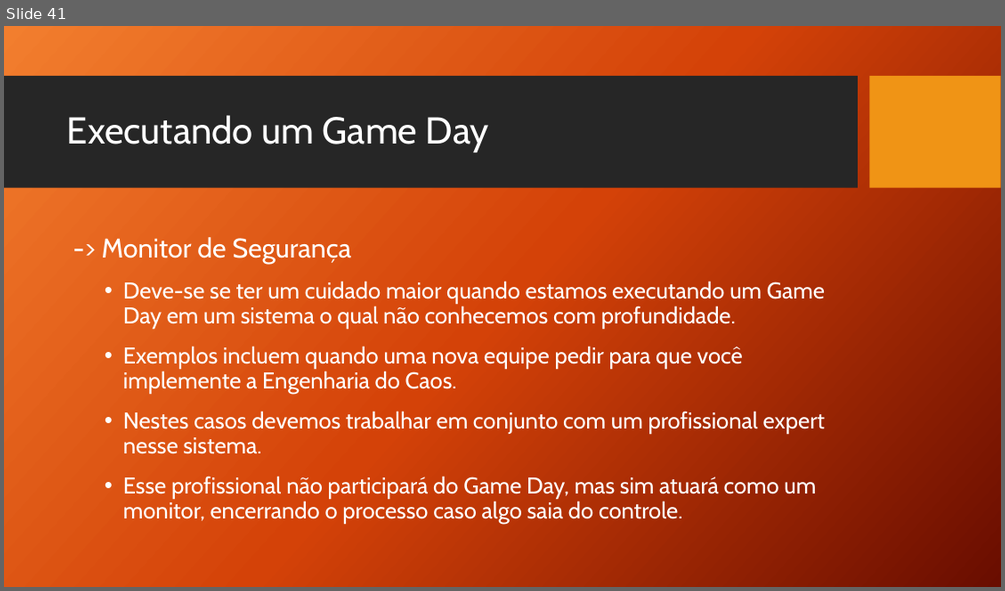
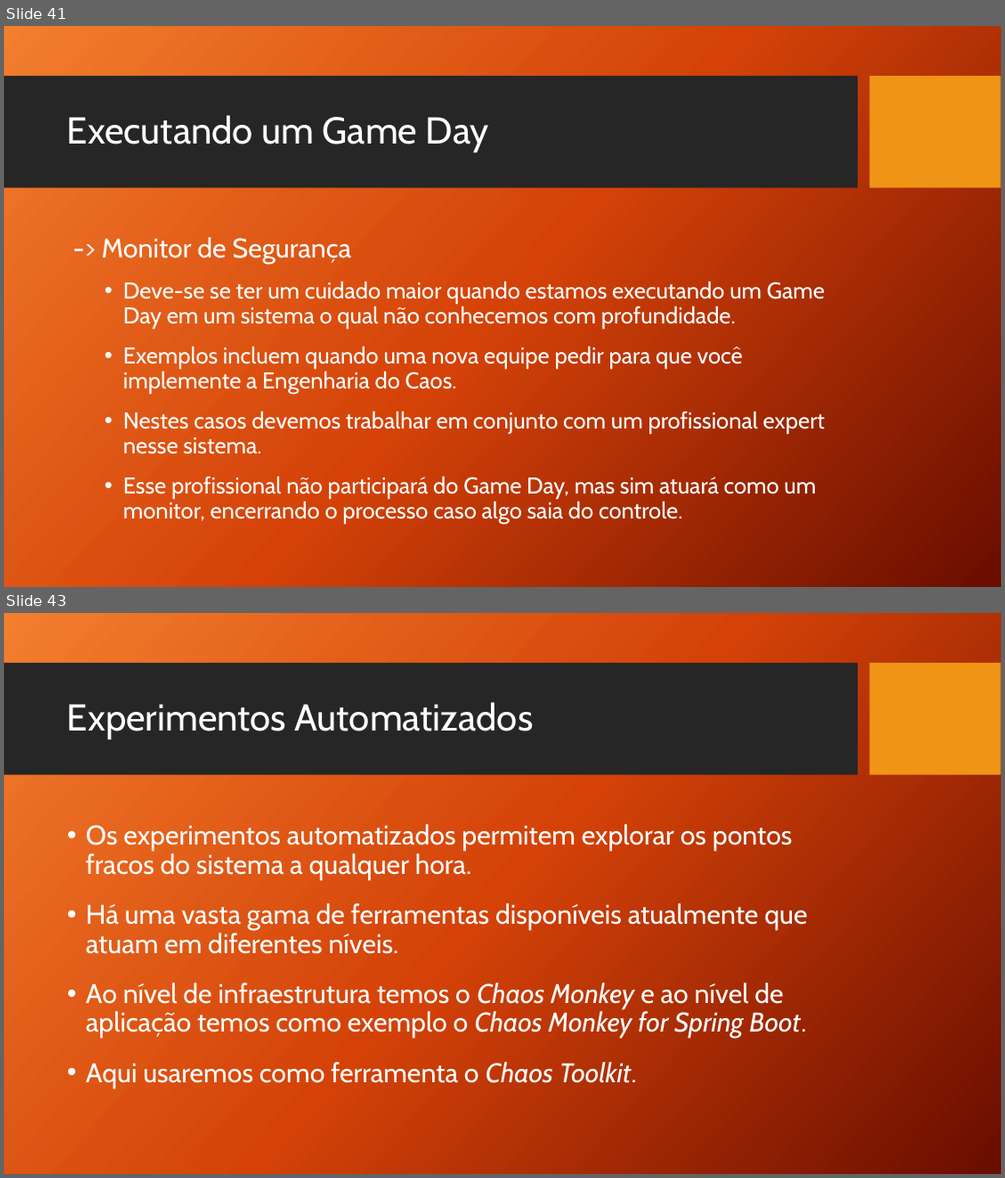
Before and after one commit to TCC-Chaos-Engineering/docs-chaos-engineering, a slide deck: docs/Chaos Engineering - Das Hipoteses aos Testes.pptx. Shown one above the other, each under a label of ours: slide 41 before the commit, slides 41 and 43 after it; the slides between them are not shown. The pictures are 1005x591 and 1005x1178 pixels, drawn with LibreOffice and Linux fonts; fonts in the diff are those of the drawing; background and template pictures are left out. Boxes give left, top, right and bottom in pixels: in the first picture for what was removed or moved away, otherwise in the second. Text is boxed around its words. In the diff, an @@ line names an element or a change of style, - is before the commit and + after.

```diff
--- a/docs/Chaos Engineering - Das Hipoteses aos Testes.pptx
+++ b/docs/Chaos Engineering - Das Hipoteses aos Testes.pptx
@@ slide 43 added at (4,613,1001,1174), background picture (left out); not listed: 2 template elements that a slide beside it also shows @@
@@ title added at (67,702,534,739), 36 pt, text #FFFFFF @@
+Experimentos Automatizados
@@ text added at (86,824,807,1088), 26 pt, text #FFFFFF @@
+• Os experimentos automatizados permitem explorar os pontos fracos do sistema a qualquer hora.
+• Há uma vasta gama de ferramentas disponíveis atualmente que atuam em diferentes níveis.
+• Ao nível de infraestrutura temos o Chaos Monkey e ao nível de aplicação temos como exemplo o Chaos Monkey for Spring Boot.
+• Aqui usaremos como ferramenta o Chaos Toolkit.
```
Also in this commit, not shown: 2 slides changed, 9 other slides added.
